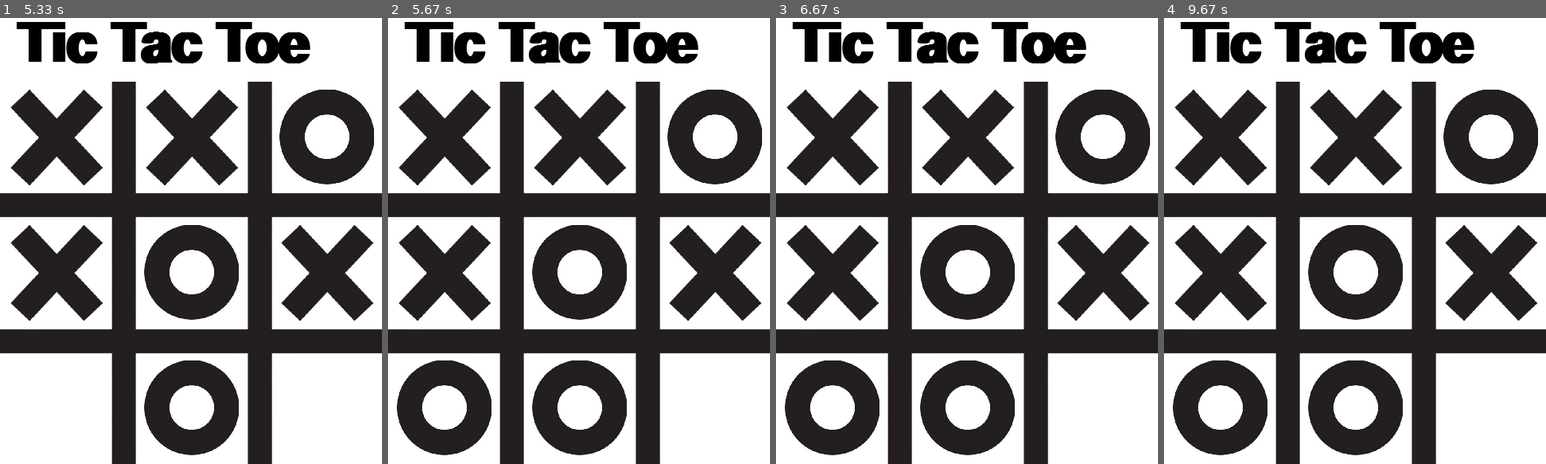
Above: before the commit, frames 1-4 (left to right).
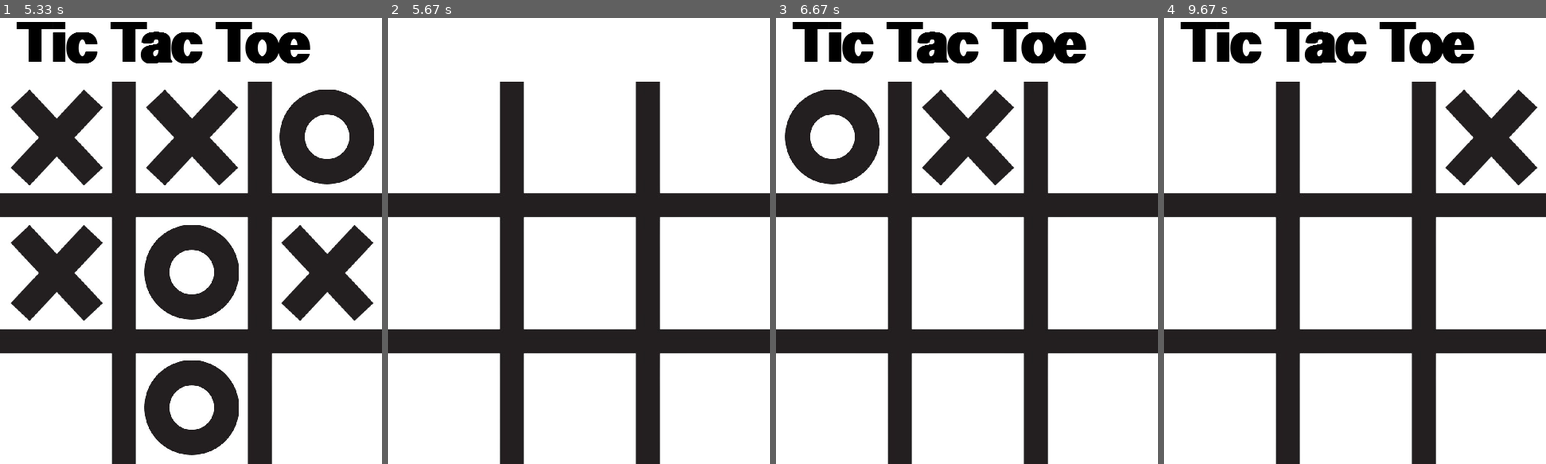
Above: after the commit, the same moments.

Repository: Vinayak2005917/Tic-tac-toe-Pygame
Game: pygame game, started from main.py
The game is run twice, just before and just after one commit, with the same random seed, the same clock (stepped at 60 frames per second) and the same inputs.
Inputs (mouse positions are in pixels of both pictures, inside the frame that each line leads up to):
- Up to frame 1 (5.33 s): click (313, 227) at 0.38 s; press the mouse at (313, 227) at 0.7 s; move the mouse to (275, 254) at 0.8 s; release the mouse at (236, 281) at 0.93 s; press the mouse at (313, 227) at 1.03 s; move the mouse to (263, 183) at 1.13 s; release the mouse at (217, 138) at 1.27 s; press the mouse at (313, 227) at 1.37 s; move the mouse to (282, 205) at 1.47 s; release the mouse at (252, 178) at 1.6 s; click (76, 169) at 1.72 s; press the mouse at (76, 169) at 2.03 s; move the mouse to (110, 285) at 2.13 s; release the mouse at (141, 397) at 2.27 s; click (49, 227) at 2.38 s; press the mouse at (49, 227) at 5.2 s; move the mouse to (76, 303) at 5.3 s
- Up to frame 2 (5.67 s): release the mouse at (494, 379) at 5.43 s
- Up to frame 3 (6.67 s): press the mouse at (825, 227) at 6.03 s; move the mouse to (890, 209) at 6.13 s; release the mouse at (959, 191) at 6.27 s; press the mouse at (825, 227) at 6.37 s; move the mouse to (844, 160) at 6.47 s; release the mouse at (860, 98) at 6.6 s
- Up to frame 4 (9.67 s): press the mouse at (1213, 227) at 6.7 s; move the mouse to (1351, 205) at 6.8 s; release the mouse at (1488, 187) at 6.93 s; press the mouse at (1213, 227) at 7.03 s; move the mouse to (1267, 249) at 7.13 s; release the mouse at (1320, 267) at 7.27 s; press the mouse at (1213, 227) at 7.37 s; move the mouse to (1274, 290) at 7.47 s; release the mouse at (1335, 356) at 7.6 s; click (1217, 397) at 7.72 s; click (1477, 241) at 8.05 s; press the mouse at (1477, 241) at 8.37 s; move the mouse to (1362, 241) at 8.47 s; release the mouse at (1248, 241) at 8.6 s; press the mouse at (1477, 241) at 9.2 s; move the mouse to (1469, 160) at 9.3 s; release the mouse at (1461, 84) at 9.43 s; press the mouse at (1477, 241) at 9.53 s; move the mouse to (1408, 160) at 9.63 s

Frame 1 is identical in both runs. In frame 2, 29% of the frame differs, in the area x 2-98%, y 0-99%; in frame 3, 22%; in frame 4, 25%.

Commit message:
added player win and draw screens and an auto reset mechanic

Diff:
--- a/main.py
+++ b/main.py
@@ -41,6 +41,7 @@
 board_state = [0,0,0,0,0,0,0,0,0]  # 0 for empty, 1 for Cross, 2 for Circle
 player_number = 1
 win,draw = False,False
+title_x, title_y = 20, 0
 
 # Main loop
 running = True
@@ -55,6 +56,15 @@
     window.fill((255, 255, 255))
     window.blit(board, (0, 80))
 
+
+    if win or draw:
+        pygame.time.delay(1000)
+        board_state = [0,0,0,0,0,0,0,0,0]
+        title = pygame.font.SysFont(None, 100)
+        title.set_bold(True)
+        title = title.render("Tic Tac Toe", True, (0, 0, 0))
+        win = False
+        draw = False
 
     # Draw the board state
     for i in range(len(board_state)):
@@ -95,11 +105,24 @@
 
 
 
-    # Check for win condition
+    # Check for win or draw condition
     if not win and not draw:
         win = status_check.win_check(board_state, win)
+        if win:
+            print(f"Player {player_number} wins!")
+            header = f"Player {player_number} wins!"
+            title = pygame.font.SysFont(None, 80)
+            title.set_bold(True)
+            title = title.render(header, True, (0, 0, 0))
         draw = status_check.draw_check(board_state, win)
-    window.blit(title, (20,0))
+        if draw:
+            header = f"Draw!"
+            title = pygame.font.SysFont(None, 100)
+            title.set_bold(True)
+            title = title.render(header, True, (0, 0, 0))
+            title_x = 120
+    window.blit(title, (title_x, title_y))
+
     pygame.display.update()
 # Quit Pygame
 pygame.quit()
--- a/status_check.py
+++ b/status_check.py
@@ -1,27 +1,19 @@
 def win_check(board_state,win):
     if board_state[0] == board_state[1] == board_state[2] != 0:
-        print(f"Player {board_state[0]} wins!")
         return True
     elif board_state[3] == board_state[4] == board_state[5] != 0:
-        print(f"Player {board_state[0]} wins!")
         return True
     elif board_state[6] == board_state[7] == board_state[8] != 0:
-        print(f"Player {board_state[0]} wins!")
         return True
     elif board_state[0] == board_state[3] == board_state[6] != 0:
-        print(f"Player {board_state[0]} wins!")
         return True
     elif board_state[1] == board_state[4] == board_state[7] != 0:
-        print(f"Player {board_state[0]} wins!")
         return True
     elif board_state[2] == board_state[5] == board_state[8] != 0:
-        print(f"Player {board_state[0]} wins!")
         return True
     elif board_state[0] == board_state[4] == board_state[8] != 0:
-        print(f"Player {board_state[0]} wins!")
         return True
     elif board_state[2] == board_state[4] == board_state[6] != 0:
-        print(f"Player {board_state[0]} wins!")
         return True
 
 def draw_check(board_state,win):
Not shown, changed: Excutable/Tic tac toe.exe
